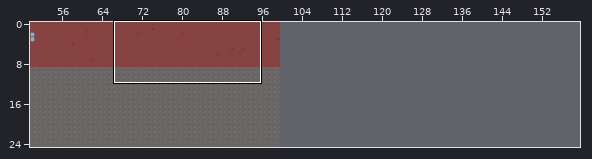
A Tiled map gets an edit: maps/ep1s2.tmx. Above, an overview of the earlier version with the close-up marked.
Close-up. Earlier state:
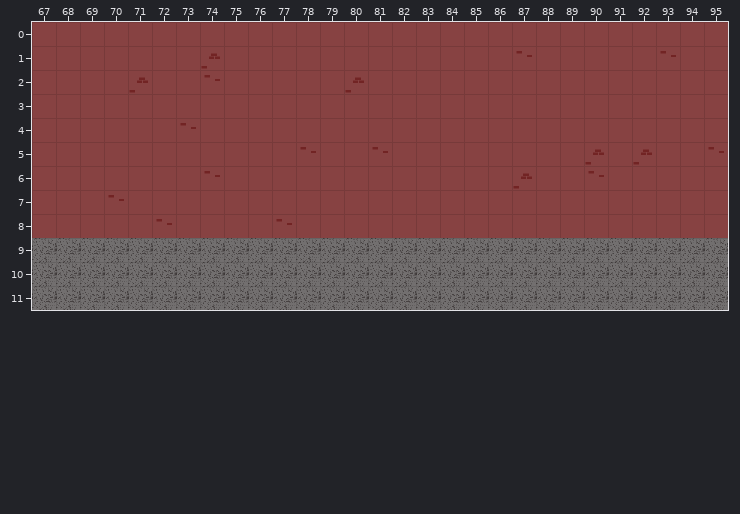
Cells are 32x32 px. Shown: x 67..95, y 0..11. The commit also changed other parts of the map, which this record leaves out. The old version is drawn lined up with the new one.
After:
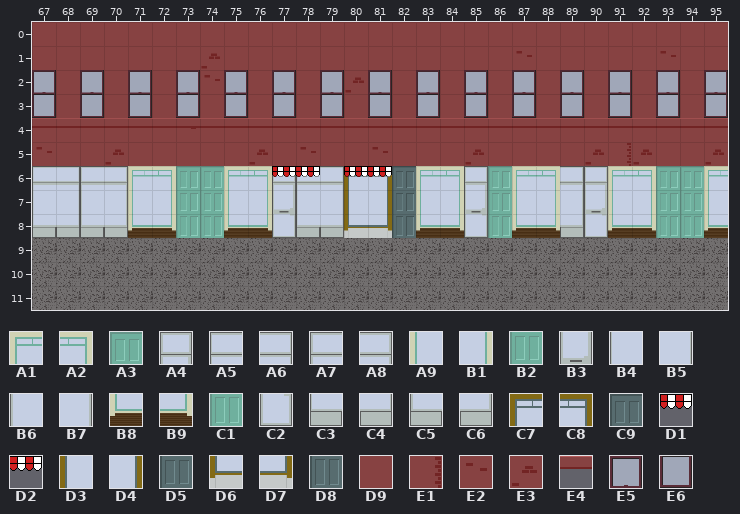
Key: from "Store Front": A1 0, A2 1, A3 2, A4 5, A5 6, A6 7, A7 8, A8 9, A9 10, B1 11, B2 12, B3 15, B4 16, B5 17, B6 18, B7 19, B8 20, B9 21, C1 22, C2 25, C3 26, C4 27, C5 28, C6 29, C7 30, C8 31, C9 32, D1 35, D2 36, D3 40, D4 41, D5 42, D6 50, D7 51, D8 52; from "Wall": D9 1, E1 2, E2 10, E3 11, E4 31, E5 40, E6 50.
__ is an empty cell, ## one hidden under a higher layer, .. an unchanged one.
Difference:
map size 100x100 -> 300x30 cells
--- layer "Bricks"
@@ x 67..95 @@
- 5 __ .. .. __ .. .. .. .. .. __ .. .. .. .. .. .. .. .. __ .. .. .. .. .. __ .. .. .. E2
- 6 __ __ __ __ __ __ __ E2 __ __ __ __ __ __ __ __ __ __ .. .. E3 .. __ E2 __ __ __ __ __
- 7 __ __ __ E2 __ __ __ __ __ __ __ __ __ __ __ __ __ __ .. .. .. .. __ __ __ __ __ __ __
- 8 __ __ __ __ __ E2 __ __ __ __ E2 __ __ __ __ D9 __ __ .. .. .. .. __ __ __ __ __ __ __
+ 5 E2 .. .. E3 .. .. .. .. .. E3 .. .. .. .. .. .. .. .. E3 .. .. .. .. .. E1 .. .. .. E3
+ 6 A5 A6 A7 A8 A1 A2 A3 A3 A1 A2 A4 A5 A6 C7 C8 C9 A1 A2 .. .. ## .. A8 A4 A1 A2 A3 A3 A1
+ 7 B4 B5 B6 B7 A9 B1 B2 B2 A9 B1 B3 B4 B5 D3 D4 D5 A9 B1 .. .. .. .. B7 B3 A9 B1 B2 B2 A9
+ 8 C3 C4 C5 C6 B8 B9 C1 C1 B8 B9 C2 C3 C4 D6 D7 D8 B8 B9 .. .. .. .. C6 C2 B8 B9 C1 C1 B8
--- layer "Tile Layer 4"
@@ x 67..95 @@
- 2 __ .. __ .. __ .. __ .. __ .. __ .. __ .. __ .. __ .. __ .. __ .. __ .. __ .. __ .. __
- 3 __ .. __ .. __ .. __ .. __ .. __ .. __ .. __ .. __ .. __ .. __ .. __ .. __ .. __ .. __
- 4 __ __ __ __ __ __ __ __ __ __ __ __ __ __ __ __ __ __ __ __ __ __ __ __ __ __ __ __ __
+ 2 E5 .. E5 .. E5 .. E5 .. E5 .. E5 .. E5 .. E5 .. E5 .. E5 .. E5 .. E5 .. E5 .. E5 .. E5
+ 3 E6 .. E6 .. E6 .. E6 .. E6 .. E6 .. E6 .. E6 .. E6 .. E6 .. E6 .. E6 .. E6 .. E6 .. E6
+ 4 E4 E4 E4 E4 E4 E4 E4 E4 E4 E4 E4 E4 E4 E4 E4 E4 E4 E4 E4 E4 E4 E4 E4 E4 E4 E4 E4 E4 E4
@@ x 77..88 @@
- 6 __ __ .. __ __ .. .. .. __ __ __ __
- 7 .. .. .. .. .. .. .. .. __ __ __ __
- 8 .. .. .. .. .. .. .. .. __ __ __ __
+ 6 D1 D2 .. D1 D2 .. .. .. A4 A3 A1 A2
+ 7 .. .. .. .. .. .. .. .. B3 B2 A9 B1
+ 8 .. .. .. .. .. .. .. .. C2 C1 B8 B9
Changed places in both close-ups, as pixel boxes (x1, y1, x2, y2):
changed: (32, 70, 728, 238)
